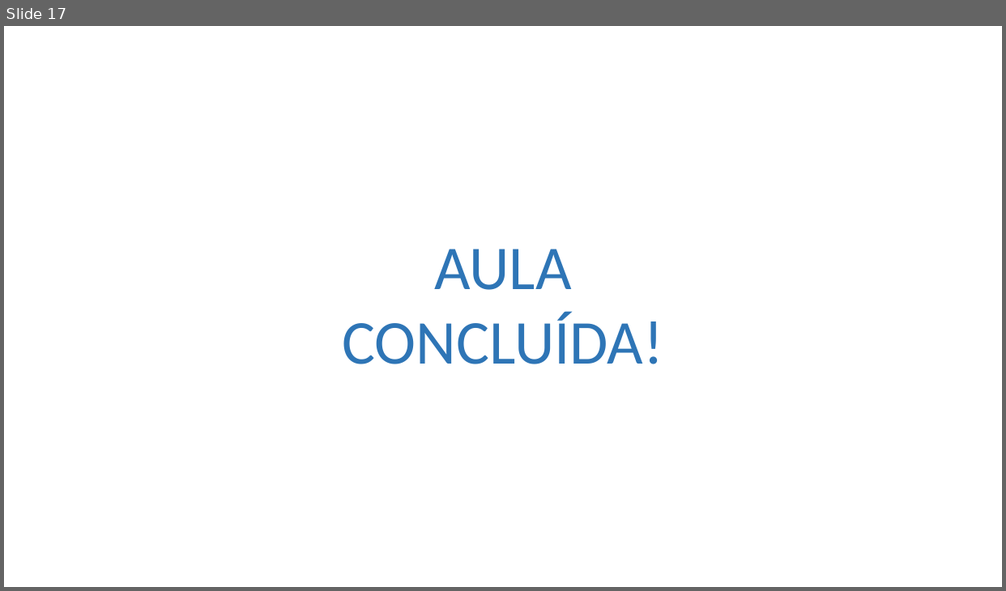
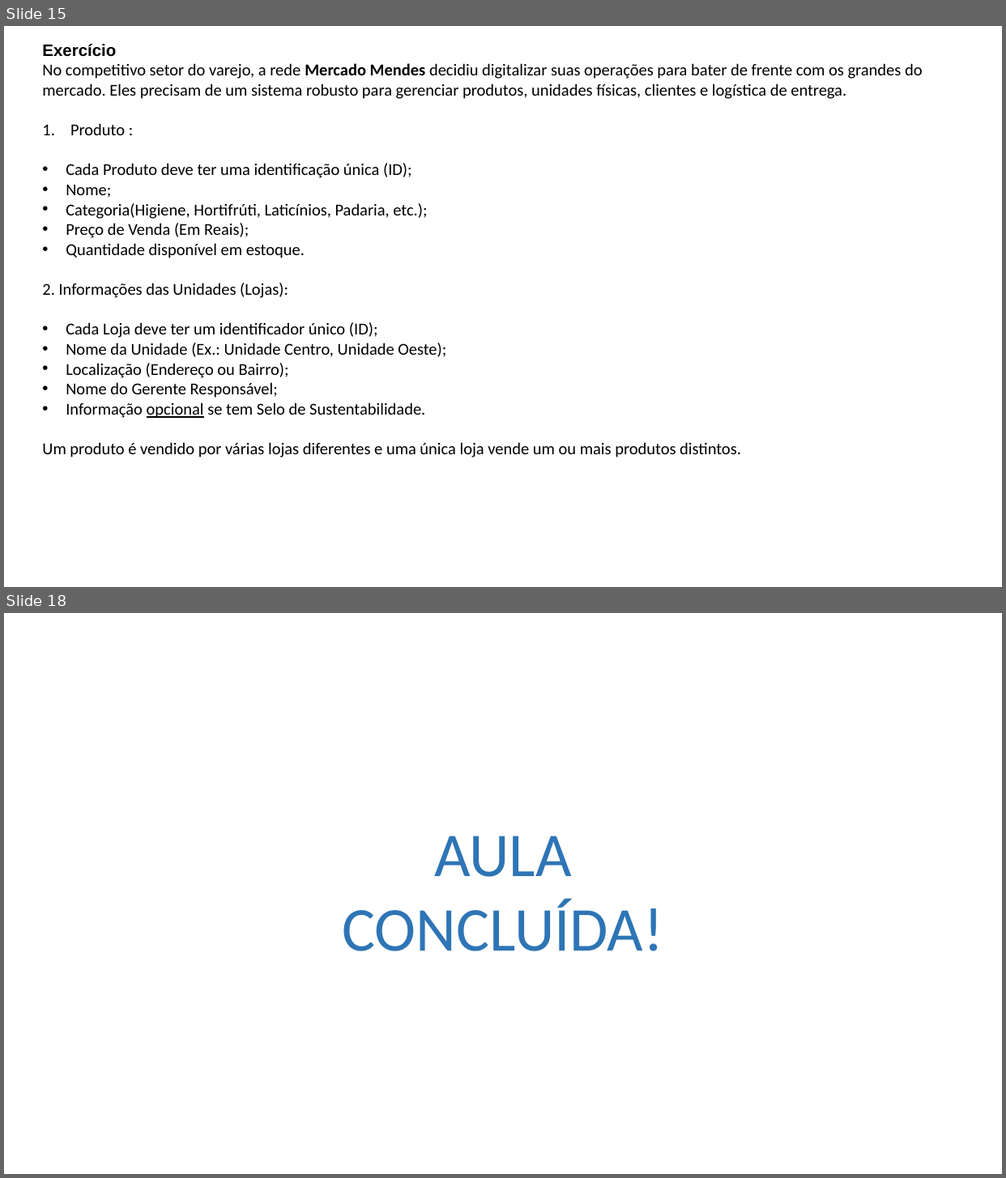
Before and after one commit to Felipe-Tagawa/C07-Monitoria, a slide deck: Aula 4/Models.pptx. Shown one above the other, each under a label of ours: slide 17 before the commit, slides 15 and 18 after it; the slides between them are not shown. The pictures are 1006x591 and 1006x1178 pixels, drawn with LibreOffice and Linux fonts; fonts in the diff are those of the drawing; background and template pictures are left out. Boxes give left, top, right and bottom in pixels: in the first picture for what was removed or moved away, otherwise in the second. Text is boxed around its words. In the diff, an @@ line names an element or a change of style, - is before the commit and + after.

```diff
--- a/Aula 4/Models.pptx
+++ b/Aula 4/Models.pptx
@@ slide 15 added at <box>4,26,1002,587</box>, background picture (left out) @@
@@ text added at <box>42,44,923,458</box>, 16 pt, text #000000 @@
+Exercício
+No competitivo setor do varejo, a rede Mercado Mendes decidiu digitalizar suas operações para bater de frente com os grandes do mercado. Eles precisam de um sistema robusto para gerenciar produtos, unidades físicas, clientes e logística de entrega.
+1. Produto :
+• Cada Produto deve ter uma identificação única (ID);
+• Nome;
+• Categoria(Higiene, Hortifrúti, Laticínios, Padaria, etc.);
+• Preço de Venda (Em Reais);
+• Quantidade disponível em estoque.
+2. Informações das Unidades (Lojas):
+• Cada Loja deve ter um identificador único (ID);
+• Nome da Unidade (Ex.: Unidade Centro, Unidade Oeste);
+• Localização (Endereço ou Bairro);
+• Nome do Gerente Responsável;
+• Informação opcional se tem Selo de Sustentabilidade.
+Um produto é vendido por várias lojas diferentes e uma única loja vende um ou mais produtos distintos.
@@ what was slide 17 is now slide 18 @@
```
Also in this commit, not shown: 4 slides changed, 2 other slides added, 2 slides removed, 2 other files.
